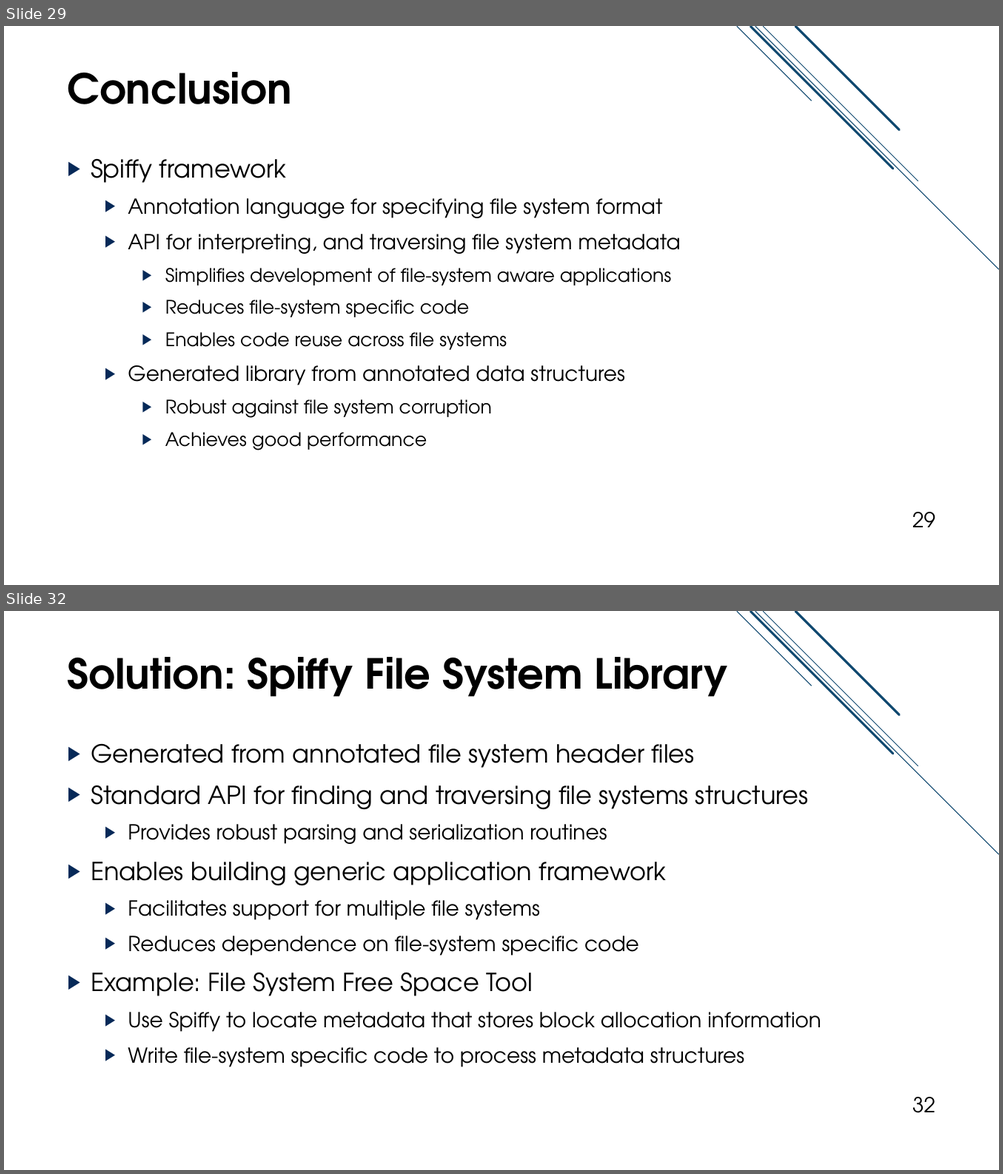
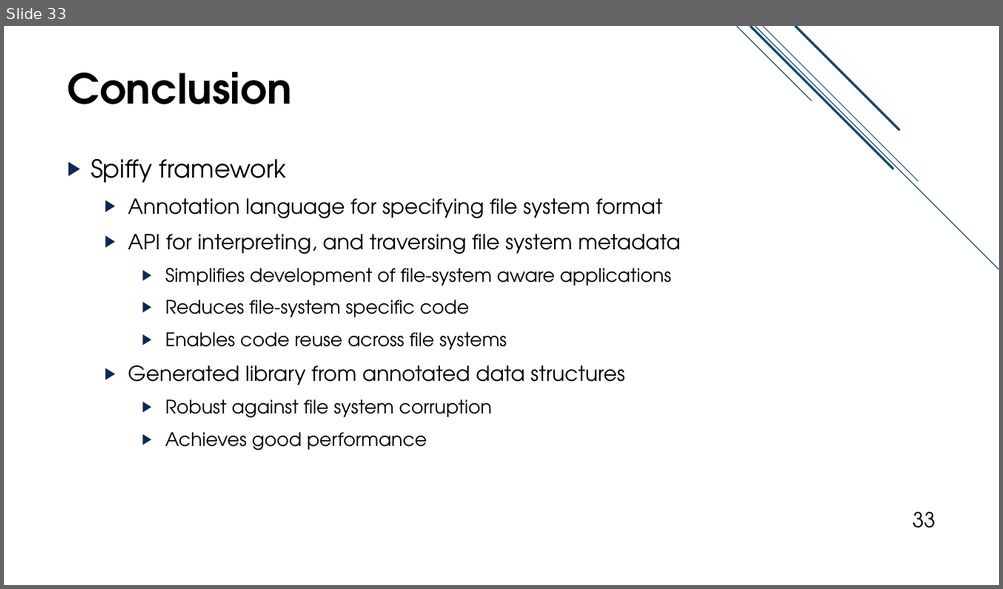
Before and after one commit to jacksun007/spiffy-paper, a slide deck: talk/spiffy_talk.pptx. Shown one above the other, each under a label of ours: slides 29 and 32 before the commit, slide 33 after it; the slides between them are not shown. The pictures are 1003x1174 and 1003x589 pixels, drawn with LibreOffice and Linux fonts; fonts in the diff are those of the drawing. Boxes give left, top, right and bottom in pixels: in the first picture for what was removed or moved away, otherwise in the second. Text is boxed around its words. In the diff, an @@ line names an element or a change of style, - is before the commit and + after.

Commit message:
completed revision to annotation slides. TODO application slide revamp

```diff
--- a/talk/spiffy_talk.pptx
+++ b/talk/spiffy_talk.pptx
@@ slide 32 removed at (x1=4, y1=611, x2=999, y2=1170), background #FFFFFF; not listed: 5 template elements that a slide beside it also shows @@
@@ title removed at (x1=68, y1=657, x2=728, y2=697) @@
-Solution: Spiffy File System Library
@@ text removed at (x1=91, y1=743, x2=821, y2=1068) @@
-▶ Generated from annotated file system header files
-▶ Standard API for finding and traversing file systems structures
-  ▶ Provides robust parsing and serialization routines
-▶ Enables building generic application framework
-  ▶ Facilitates support for multiple file systems
-  ▶ Reduces dependence on file-system specific code
-▶ Example: File System Free Space Tool
-  ▶ Use Spiffy to locate metadata that stores block allocation information
-  ▶ Write file-system specific code to process metadata structures
@@ page number removed at (x1=912, y1=1097, x2=935, y2=1113) @@
-32
@@ what was slide 29 is now slide 33 @@
@@ page number at (x1=912, y1=512, x2=935, y2=528): text changed @@
-29
+33
```
Also in this commit, not shown: 17 slides changed, 7 slides added, 2 other slides removed.
